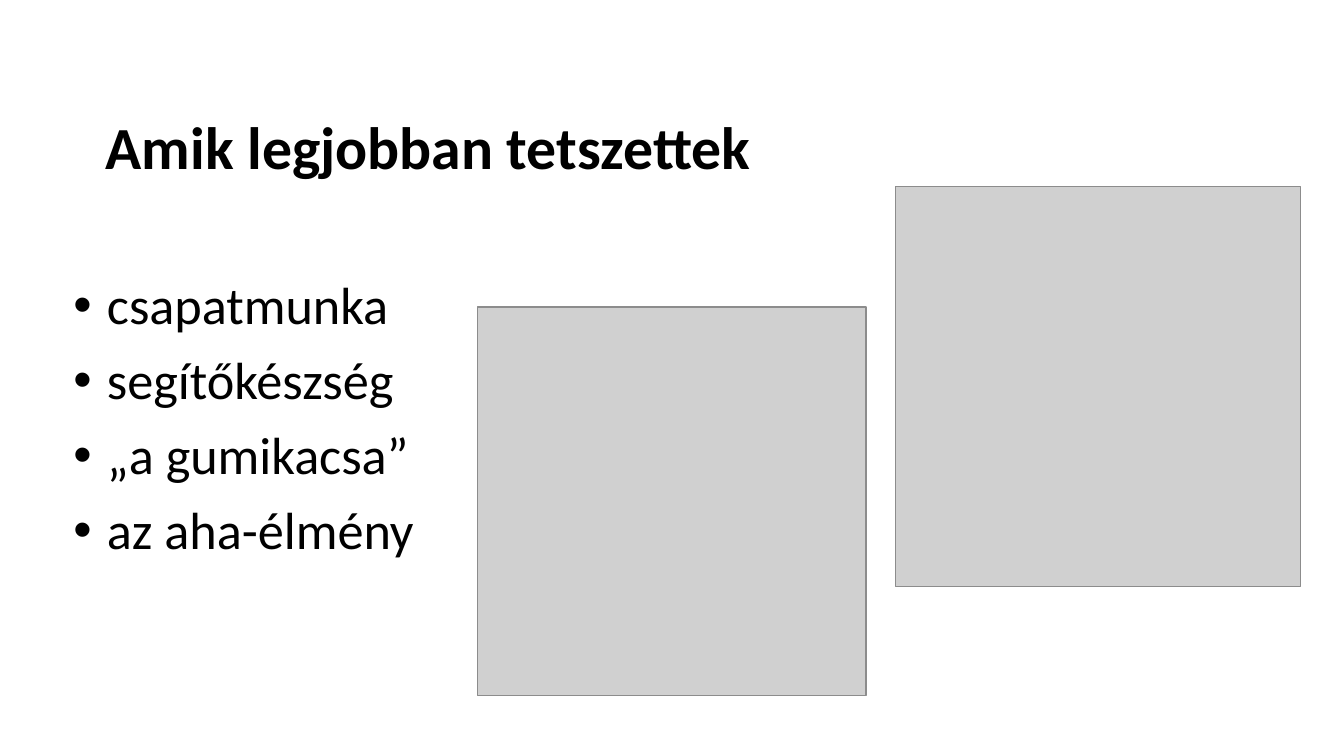
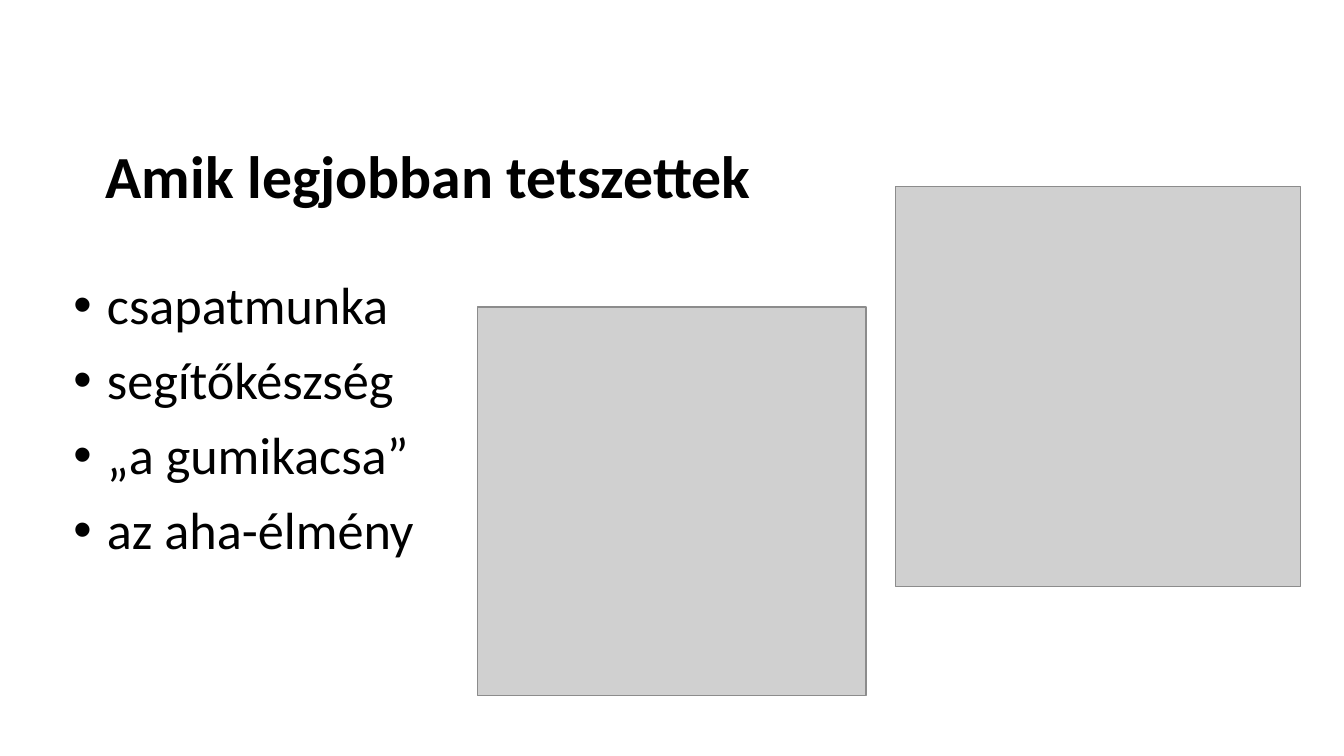
Before and after one commit to schonherz-java-ee-2016-summer/project, a slide deck: slide 9 of presentations/landing/Balogh_Istvan/Balogh_Istvan_prezentacio.pptx. Drawn at 1344x756 pixels with LibreOffice and Linux fonts; fonts in the diff are those of the drawing; grey boxes stand for pictures; background and template pictures are left out. Boxes give left, top, right and bottom in pixels: in the first picture for what was removed or moved away, otherwise in the second. Text is boxed around its words. In the diff, an @@ line names an element or a change of style, - is before the commit and + after.

```diff
--- a/presentations/landing/Balogh_Istvan/Balogh_Istvan_prezentacio.pptx
+++ b/presentations/landing/Balogh_Istvan/Balogh_Istvan_prezentacio.pptx
@@ title "Amik legjobban tetszettek": place and size @@
-title "Amik legjobban tetszettek" at bbox=[106, 127, 750, 179]
+title "Amik legjobban tetszettek" at bbox=[106, 156, 750, 208]
```
Also in this commit, not shown: 7 other slides changed.
